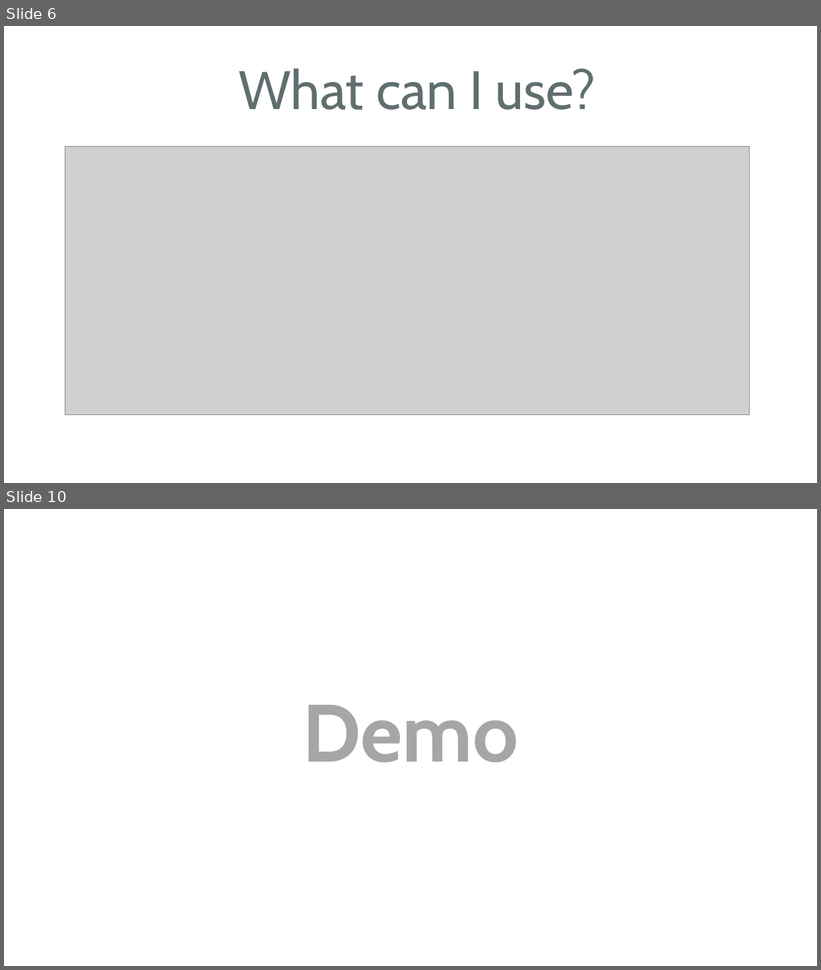
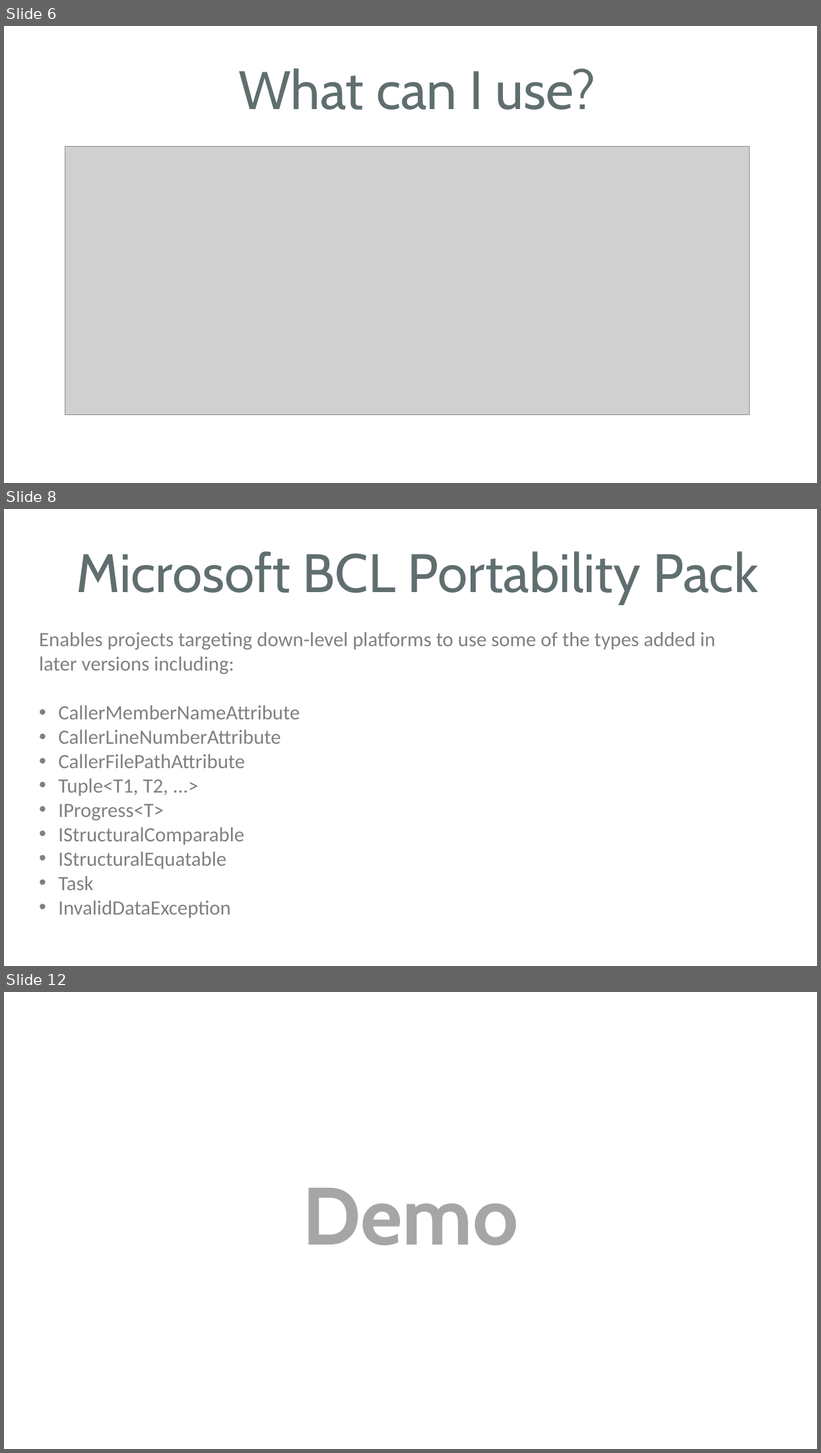
Before and after one commit to jamesmontemagno/PlanetXamarin, a slide deck: PCLinVS.ppt. Shown one above the other, each under a label of ours: slides 6 and 10 before the commit, slides 6, 8 and 12 after it; the slides between them are not shown. The pictures are 821x970 and 821x1453 pixels, drawn with LibreOffice and Linux fonts; fonts in the diff are those of the drawing; grey boxes stand for pictures; background and template pictures are left out. Boxes give left, top, right and bottom in pixels: in the first picture for what was removed or moved away, otherwise in the second. Text is boxed around its words. In the diff, an @@ line names an element or a change of style, - is before the commit and + after.

```diff
--- a/PCLinVS.ppt
+++ b/PCLinVS.ppt
@@ slide 8 added at [4, 509, 817, 966], background #FFFFFF @@
@@ text added at [76, 551, 758, 605], 48 pt, text #606E6F @@
+Microsoft BCL Portability Pack
@@ text added at [39, 632, 715, 918], 18 pt, text #808080 @@
+Enables projects targeting down-level platforms to use some of the types added in later versions including:
+• CallerMemberNameAttribute
+• CallerLineNumberAttribute
+• CallerFilePathAttribute
+• Tuple<T1, T2, ...>
+• IProgress<T>
+• IStructuralComparable
+• IStructuralEquatable
+• Task
+• InvalidDataException
@@ what was slide 10 is now slide 12 @@
```
Also in this commit, not shown: 1 slide changed, 3 other slides added, 2 slides removed, 8 other files.
